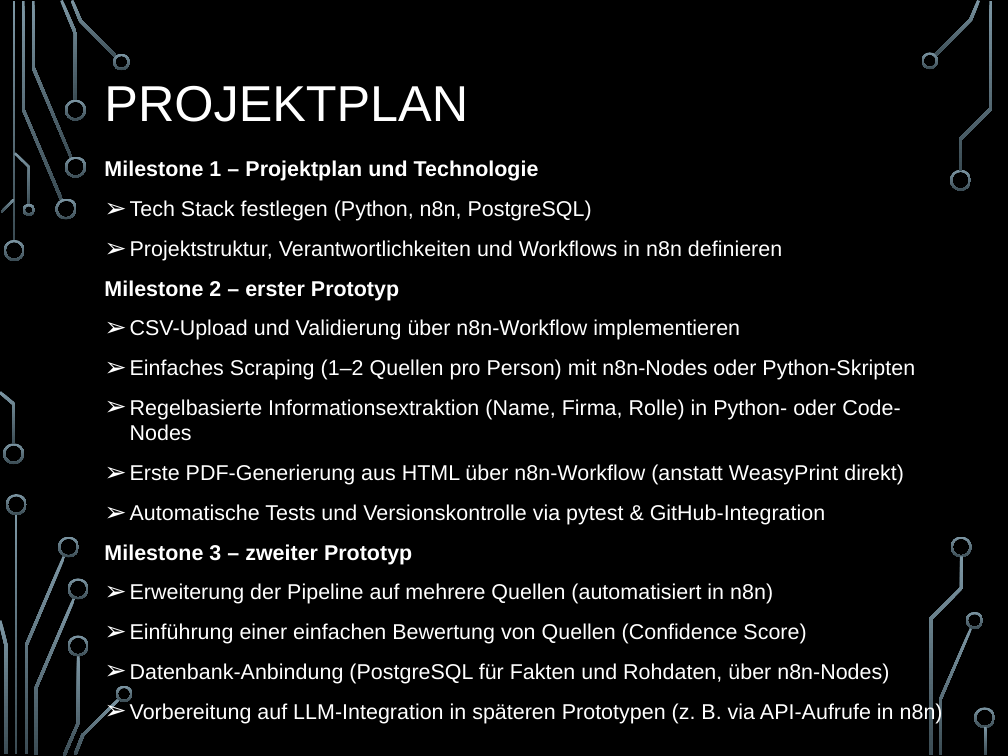
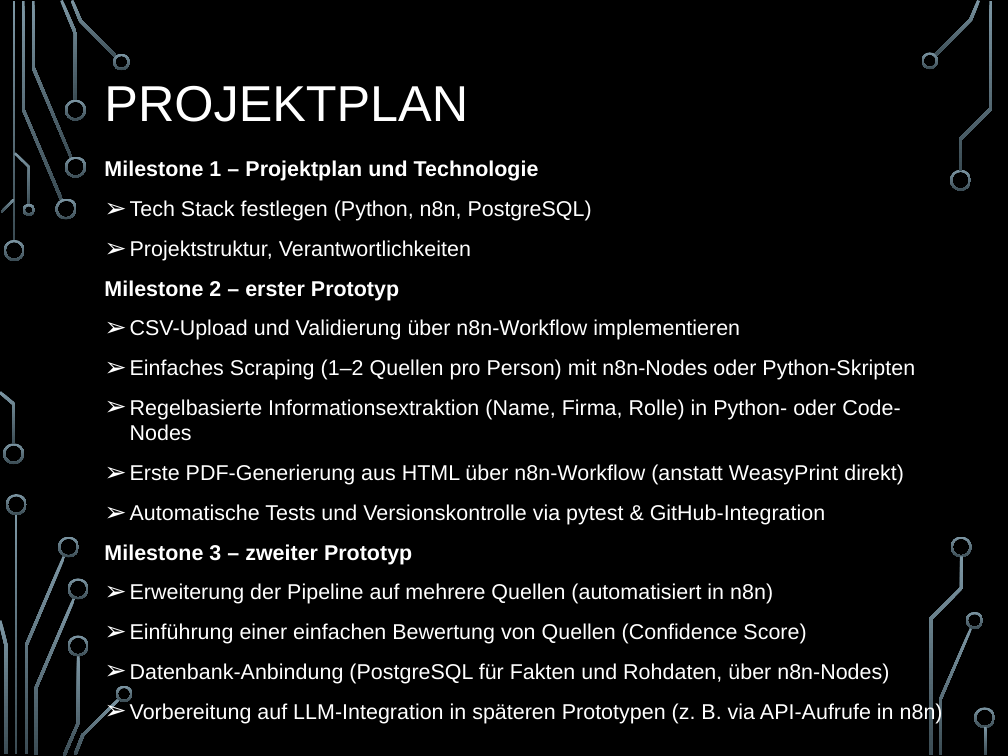
Before and after one commit to jodsals/LookUpAI, a slide deck: slide 5 of Dokumente/LookUpAI_Milestone1_Praesentation.pptx. Drawn at 1008x756 pixels with LibreOffice and Linux fonts; fonts in the diff are those of the drawing; background and template pictures are left out. Boxes give left, top, right and bottom in pixels: in the first picture for what was removed or moved away, otherwise in the second. Text is boxed around its words. In the diff, an @@ line names an element or a change of style, - is before the commit and + after.

Commit message:
präsentation milestone 1 aktualisiert

```diff
--- a/Dokumente/LookUpAI_Milestone1_Praesentation.pptx
+++ b/Dokumente/LookUpAI_Milestone1_Praesentation.pptx
@@ text at (x1=130, y1=240, x2=471, y2=261): text changed @@
-➢ Projektstruktur, Verantwortlichkeiten und Workflows in n8n definieren
+➢ Projektstruktur, Verantwortlichkeiten
```
Also in this commit, not shown: 1 other file.
